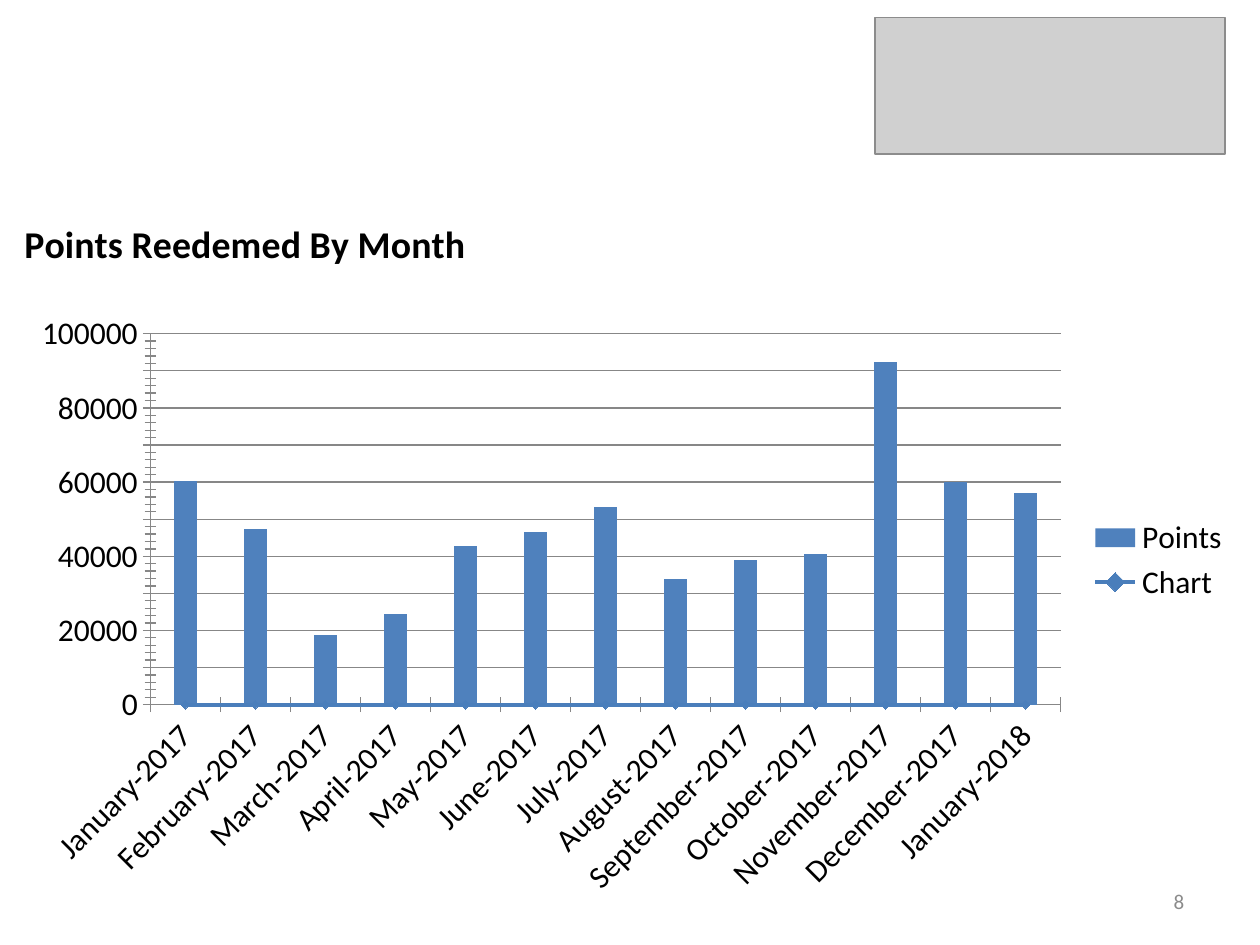
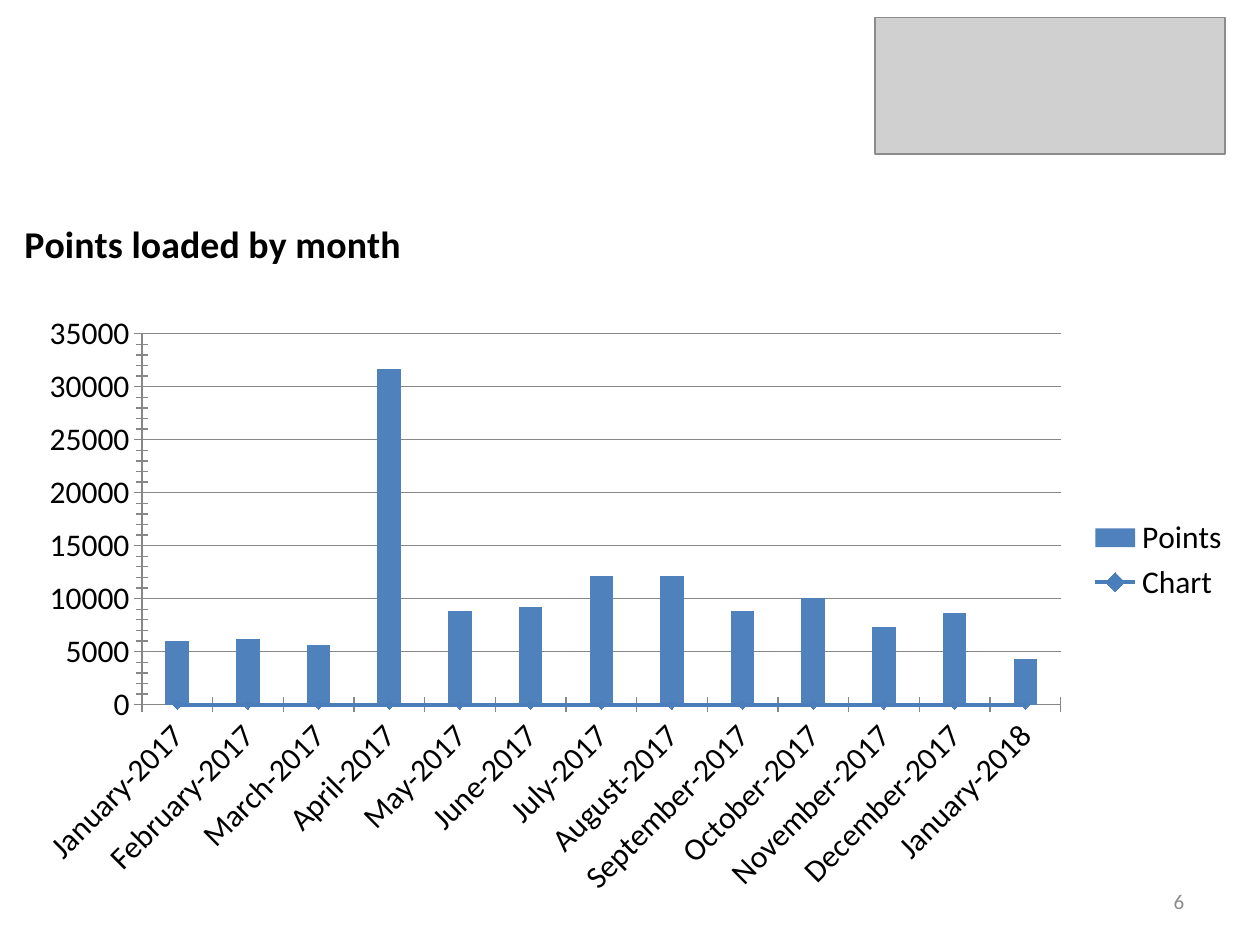
Before and after one commit to avtarsit/Cordoba, a slide deck: slide 6 of CordobaAPI/Files/Monthly Report.pptx (slide 8 before the commit). Drawn at 1260x945 pixels with LibreOffice and Linux fonts; fonts in the diff are those of the drawing; grey boxes stand for pictures. Boxes give left, top, right and bottom in pixels: in the first picture for what was removed or moved away, otherwise in the second. Text is boxed around its words. In the diff, an @@ line names an element or a change of style, - is before the commit and + after.

```diff
--- a/CordobaAPI/Files/Monthly Report.pptx
+++ b/CordobaAPI/Files/Monthly Report.pptx
@@ column chart at (x1=18, y1=210, x2=1242, y2=911) @@
@@ title "Points Reedemed By Month" to "Points loaded by month" @@
-Points: 60000, 47000, 19000, 24000, 43000, 47000, 53000, 34000, 39000, 41000, 92000, 60000, 57000
+Points: 6000, 6000, 6000, 32000, 9000, 9000, 12000, 12000, 9000, 10000, 7000, 9000, 4000
@@ page number at (x1=1174, y1=895, x2=1185, y2=909): text changed @@
-8
+6
```
Also in this commit, not shown: 5 other slides changed, 19 other files.
